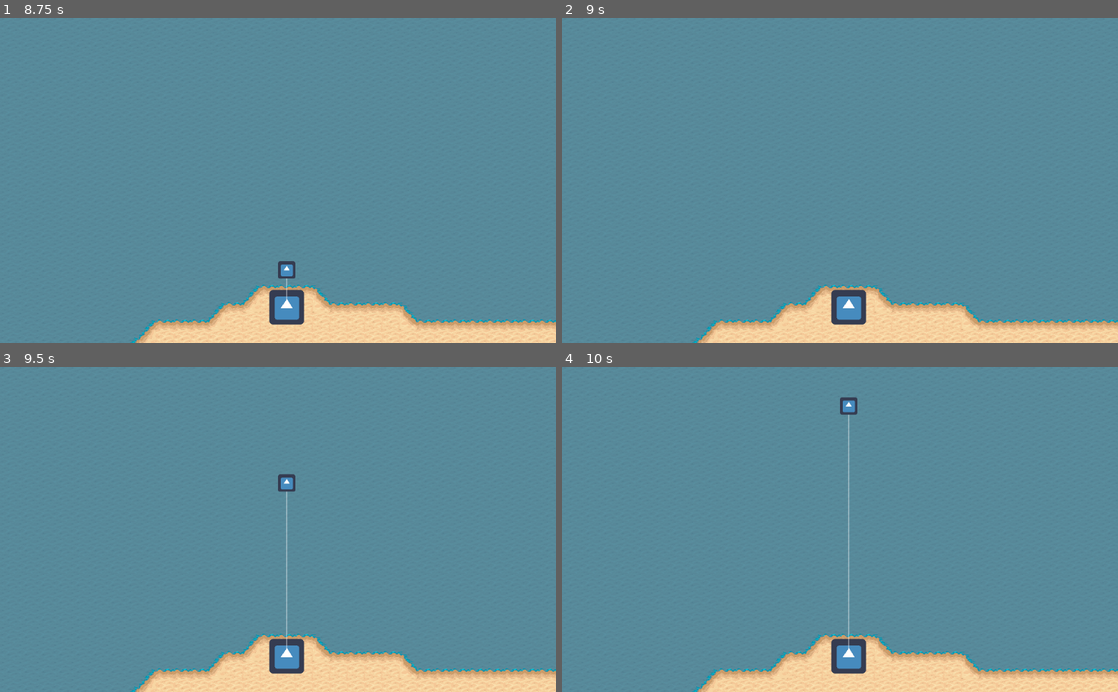
Above: before the commit, frames 1-4 (two rows, left to right).
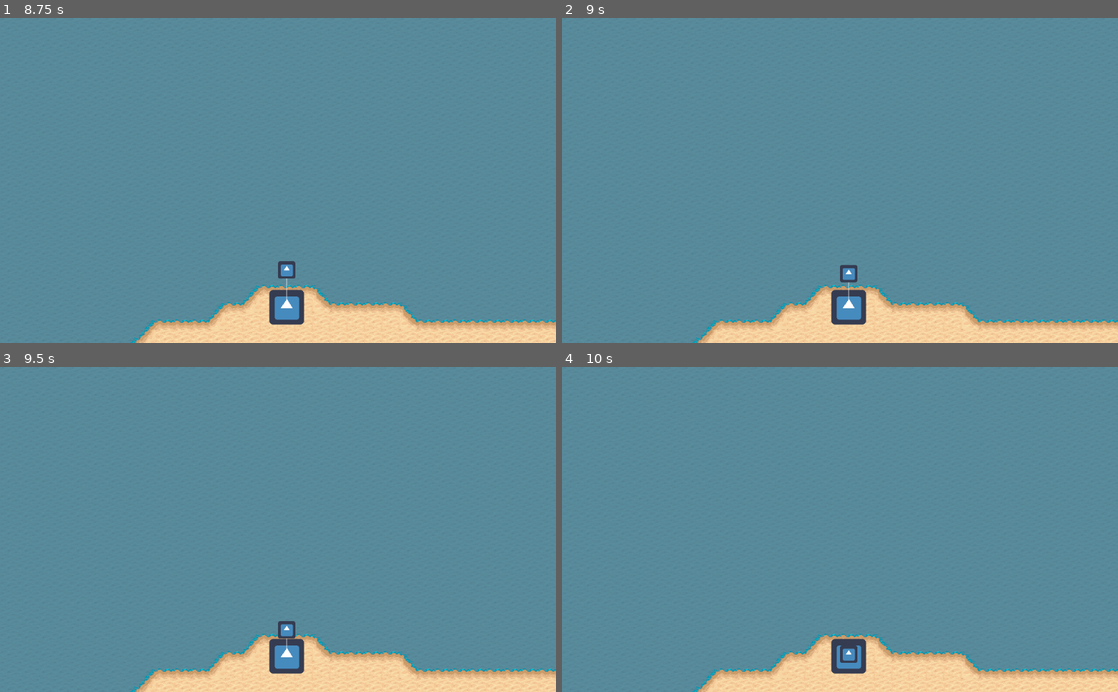
Above: after the commit, the same moments.

Repository: theludovyc/Godot_Fishing
Game: Godot game, scene res://Scene/Game.tscn
The game is run twice, just before and just after one commit, with the same random seed, the same clock (stepped at 60 frames per second) and the same inputs. The engine's default icon, where the game draws it, is replaced by a stand-in: a white triangle on a blue panel in a dark square.
Inputs:
- Up to frame 1 (8.75 s): tap Enter (ui_accept) at 0.5, 1.35, 1.52, 1.82, 2.85, 3.02, 3.32, 4.35, 4.52, 4.82, 5.85, 6.02, 6.32, 7.35, 7.52, 7.82, 8 s; hold Enter (ui_accept) 0.53-1.28 s; hold Enter (ui_accept) 2.03-2.78 s; hold Enter (ui_accept) 3.53-4.28 s; hold Enter (ui_accept) 5.03-5.78 s; hold Enter (ui_accept) 6.53-7.28 s; hold Enter (ui_accept) from 8.03 s (still down)
- Up to frame 2 (9 s): release Enter (ui_accept) at 8.78 s; tap Enter (ui_accept) at 8.85 s
- Up to frame 3 (9.5 s): tap Enter (ui_accept) at 9.02, 9.32 s
- Up to frame 4 (10 s): hold Enter (ui_accept) from 9.53 s (still down)

Frame 1 is identical in both runs. In frame 2, 0.2% of the frame differs, in the area x 50-54%, y 76-87%; in frame 3, 0.4%, in the area x 50-54%, y 32-84%; in frame 4, 0.4%.

Commit message:
catch fish

Diff:
--- a/Scene/Fish.tscn
+++ b/Scene/Fish.tscn
@@ -7,7 +7,7 @@
 extents = Vector2( 32, 7 )
 
 [node name="Fish" type="Area2D"]
-monitorable = false
+monitoring = false
 script = ExtResource( 2 )
 
 [node name="Sprite" type="Sprite" parent="."]
@@ -20,5 +20,3 @@
 shape = SubResource( 1 )
 
 [node name="Tween" type="Tween" parent="."]
-
-[connection signal="area_entered" from="." to="." method="_on_Fish_area_entered"]
--- a/Scene/Flotteur.tscn
+++ b/Scene/Flotteur.tscn
@@ -27,5 +27,6 @@
 [node name="CollisionShape2D" type="CollisionShape2D" parent="."]
 shape = SubResource( 1 )
 
+[connection signal="area_entered" from="." to="." method="_on_area_entered"]
 [connection signal="tween_all_completed" from="Tween" to="." method="_on_Tween_tween_all_completed"]
 [connection signal="timeout" from="Timer" to="." method="_on_Timer_timeout"]
--- a/Script/Fish.gd
+++ b/Script/Fish.gd
@@ -18,16 +18,3 @@
 
 		position += Vector2(20 * delta, 0).rotated(rotation)
 #	pass
-
-func reparent():
-	monitoring = false
-	var loc_pos = flotteur.to_local(position)
-	get_parent().remove_child(self)
-	flotteur.add_child(self)
-	position = loc_pos
-
-func _on_Fish_area_entered(area):
-	if area.name == "Flotteur":
-		catch = true
-		flotteur.aspiration(0.5)
-		call_deferred("reparent")
--- a/Script/Flotteur.gd
+++ b/Script/Flotteur.gd
@@ -10,22 +10,18 @@
 onready var sprite = $Sprite
 onready var audio = $AudioStreamPlayer2D
 
-enum State {Lancer = 0, Move, WaitingFish, Aspiration, WaitingCatch, Catch, Loose}
+enum State {Lancer = 0, Move, WaitingPop, WaitingFish, Aspiration, WaitingCatch, Catch, Loose}
 
 var state = State.Lancer
+
+var hasFish := false
+
+var catch_fish
 
 func lancer(force:float):
 	tween.interpolate_property(self, "position:y", null, position.y - force, 2, Tween.TRANS_QUART, Tween.EASE_OUT)
 	timer.start(1)
 	tween.start()
-
-func _on_Tween_tween_all_completed():
-	match(state):
-		State.Aspiration:
-			state = State.WaitingCatch
-		State.Loose:
-			state = State.WaitingFish
-			timer.start(1)
 
 func aspiration(force:float):
 	tween.interpolate_property(sprite, "self_modulate", Color.white, Color(0.3, 0.3, 0.3, 1), force, Tween.TRANS_LINEAR, Tween.EASE_IN)
@@ -37,22 +33,29 @@
 	tween.interpolate_property(sprite, "scale", null, Vector2(0.5, 0.5), 1.5, Tween.TRANS_BOUNCE, Tween.EASE_OUT)
 	tween.start()
 
+func _on_Tween_tween_all_completed():
+	match(state):
+		State.Aspiration:
+			state = State.WaitingCatch
+#			timer.start(1)
+		State.Loose:
+			state = State.WaitingFish
+			timer.start(1)
+
 func _on_Timer_timeout():
 	match(state):
 		State.Lancer:
 			tween.remove(self)
 			audio.play()
-			state = State.WaitingFish
-			monitorable = true
+			state = State.WaitingPop
+			monitoring = true
 			timer.start(2)
-		State.WaitingFish:
+		State.WaitingPop:
 			var fish = Fish.instance()
 			fish.position = position - Vector2(100, 0)
 			fish.flotteur = self
 			get_parent().add_child(fish)
 			state = State.WaitingCatch
-#			aspiration(0.5)
-#			state = State.Aspiration
 #		State.WaitingCatch:
 #			remonte()
 #			state = State.Loose
@@ -61,11 +64,15 @@
 	return state != State.Lancer
 
 func doMove():
-	remonte()
+	match(state):
+		State.Aspiration:
+			remonte()
+			catch_fish.queue_free()
+
 	state = State.Move
 
 func canCatch() -> bool:
-	return state == State.WaitingCatch
+	return state == State.Aspiration
 
 func doCatch():
 	tween.stop_all()
@@ -80,5 +87,20 @@
 		remonte()
 		state = State.Loose
 
+func reparent(area):
+	var loc_pos = to_local(area.position)
+	get_parent().remove_child(area)
+	add_child(area)
+	area.position = loc_pos
+
+func _on_area_entered(area):
+	if area.name == "Fish" and catch_fish == null:
+		catch_fish = area
+		area.catch = true
+		state = State.Aspiration
+		aspiration(0.5)
+		call_deferred("reparent", area)
+	pass # Replace with function body.
+
 func kill_me():
 	queue_free()
--- a/Script/Player.gd
+++ b/Script/Player.gd
@@ -26,13 +26,8 @@
 			get_parent().add_child(flotteur)
 			flotteur.lancer(500)
 		else:
-			if flotteur.isInWater() and !flotteur.isCatch():
-				if flotteur.canCatch():
-					print("doCatch")
-					flotteur.doCatch()
-				else:
-					print("doMove")
-					flotteur.doMove()
+			if flotteur.isInWater():
+				flotteur.doMove()
 
 	if flotteur:
 		line.set_point_position(1, to_local(flotteur.global_position))
@@ -40,8 +35,9 @@
 		if flotteur.isInWater():
 			if Input.is_action_pressed("ui_accept"):
 				if !isMouliner:
+					audio.play()
 					isMouliner = true
-					audio.play()
+
 				flotteur.position.y += 100 * delta
 
 			if isMouliner and Input.is_action_just_released("ui_accept"):
--- a/project.godot
+++ b/project.godot
@@ -9,13 +9,43 @@
 config_version=4
 
 _global_script_classes=[ {
+"base": "Reference",
+"class": "CommandData",
+"language": "GDScript",
+"path": "res://addons/TwitchChat/util/cmd_data.gd"
+}, {
+"base": "Reference",
+"class": "CommandInfo",
+"language": "GDScript",
+"path": "res://addons/TwitchChat/util/cmd_info.gd"
+}, {
 "base": "Area2D",
 "class": "Flotteur",
 "language": "GDScript",
 "path": "res://Script/Flotteur.gd"
+}, {
+"base": "Node",
+"class": "Gift",
+"language": "GDScript",
+"path": "res://addons/TwitchChat/gift_node.gd"
+}, {
+"base": "Resource",
+"class": "ImageCache",
+"language": "GDScript",
+"path": "res://addons/TwitchChat/util/image_cache.gd"
+}, {
+"base": "Reference",
+"class": "SenderData",
+"language": "GDScript",
+"path": "res://addons/TwitchChat/util/sender_data.gd"
 } ]
 _global_script_class_icons={
-"Flotteur": ""
+"CommandData": "",
+"CommandInfo": "",
+"Flotteur": "",
+"Gift": "",
+"ImageCache": "",
+"SenderData": ""
 }
 
 [application]
@@ -24,6 +54,18 @@
 run/main_scene="res://Scene/Game.tscn"
 config/icon="res://icon.png"
 
+[debug]
+
+settings/fps/force_fps=60
+
+[editor_plugins]
+
+enabled=PoolStringArray( "res://addons/TwitchChat/plugin.cfg" )
+
+[global]
+
+fps=false
+
 [physics]
 
 common/enable_pause_aware_picking=true
